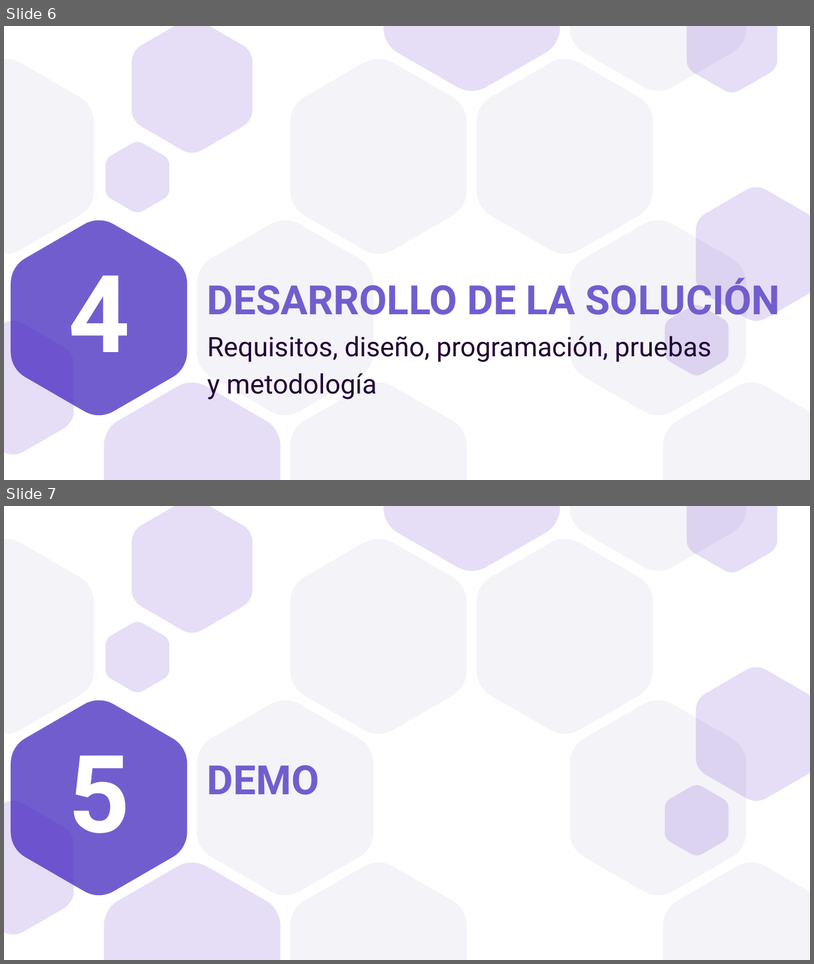
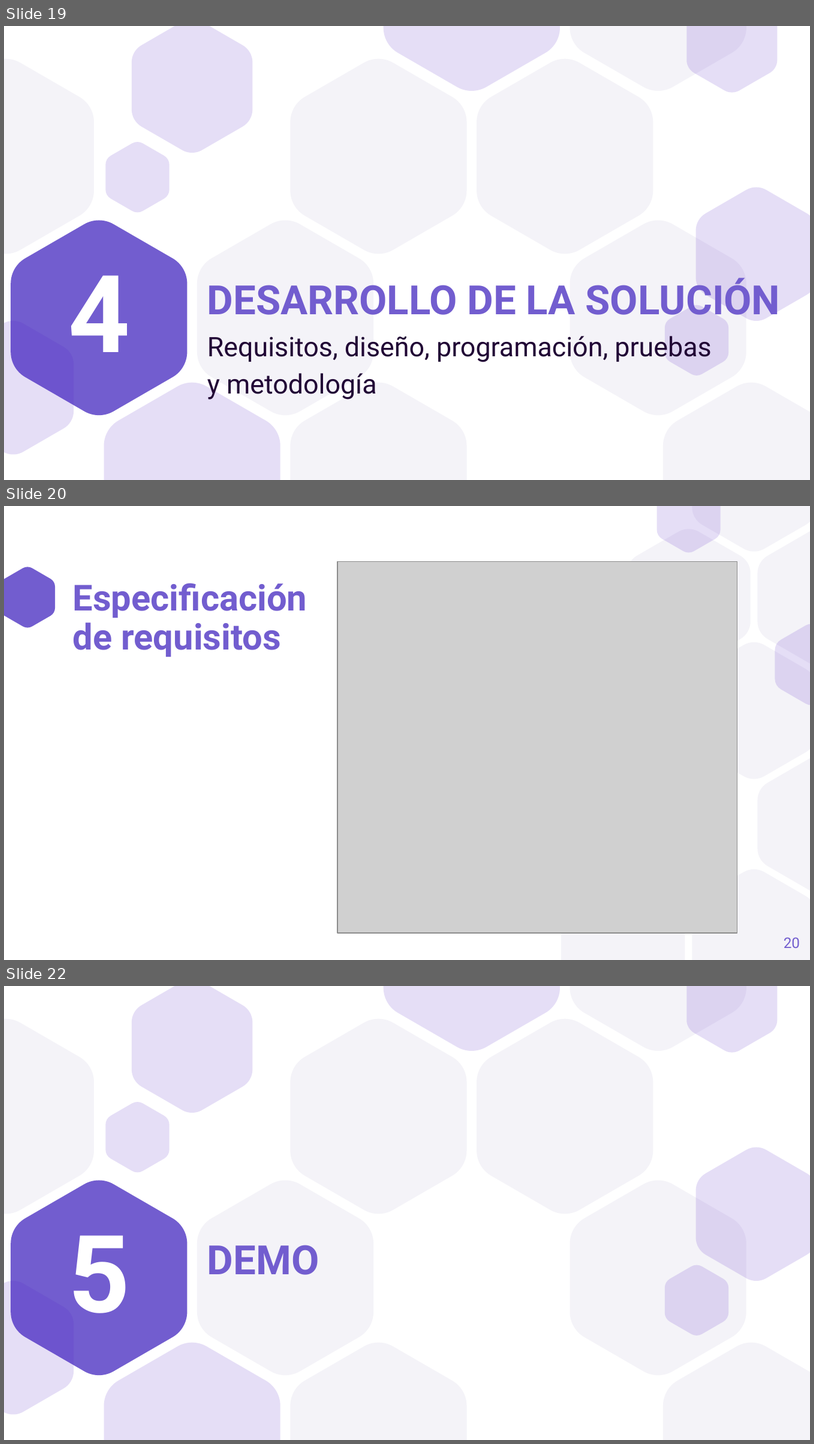
Before and after one commit to a1ex9788/TFG, a slide deck: TFG_AlejandroCarrion.pptx. Shown one above the other, each under a label of ours: slides 6 and 7 before the commit, slides 19, 20 and 22 after it; the slides between them are not shown. The pictures are 814x964 and 814x1444 pixels, drawn with LibreOffice and Linux fonts; fonts in the diff are those of the drawing; grey boxes stand for pictures. Boxes give left, top, right and bottom in pixels: in the first picture for what was removed or moved away, otherwise in the second. Text is boxed around its words. In the diff, an @@ line names an element or a change of style, - is before the commit and + after.

```diff
--- a/TFG_AlejandroCarrion.pptx
+++ b/TFG_AlejandroCarrion.pptx
@@ slide 20 added at (4, 506, 810, 960), background #FFFFFF @@
@@ freeform shape added at (4, 567, 55, 627), fill #725DCF @@
@@ picture added at (338, 562, 738, 933) @@
@@ title added at (73, 583, 308, 657), 32 pt, text #725DCF, bold @@
+Especificación
+de requisitos
@@ group added at (561, 506, 810, 959): 9 freeform shapes @@
@@ page number added at (784, 937, 800, 948), 13 pt, text #725DCF @@
+20
@@ what was slide 6 is now slide 19 @@
@@ what was slide 7 is now slide 22 @@
```
Also in this commit, not shown: 5 slides changed, 14 other slides added, 1 slide removed.
